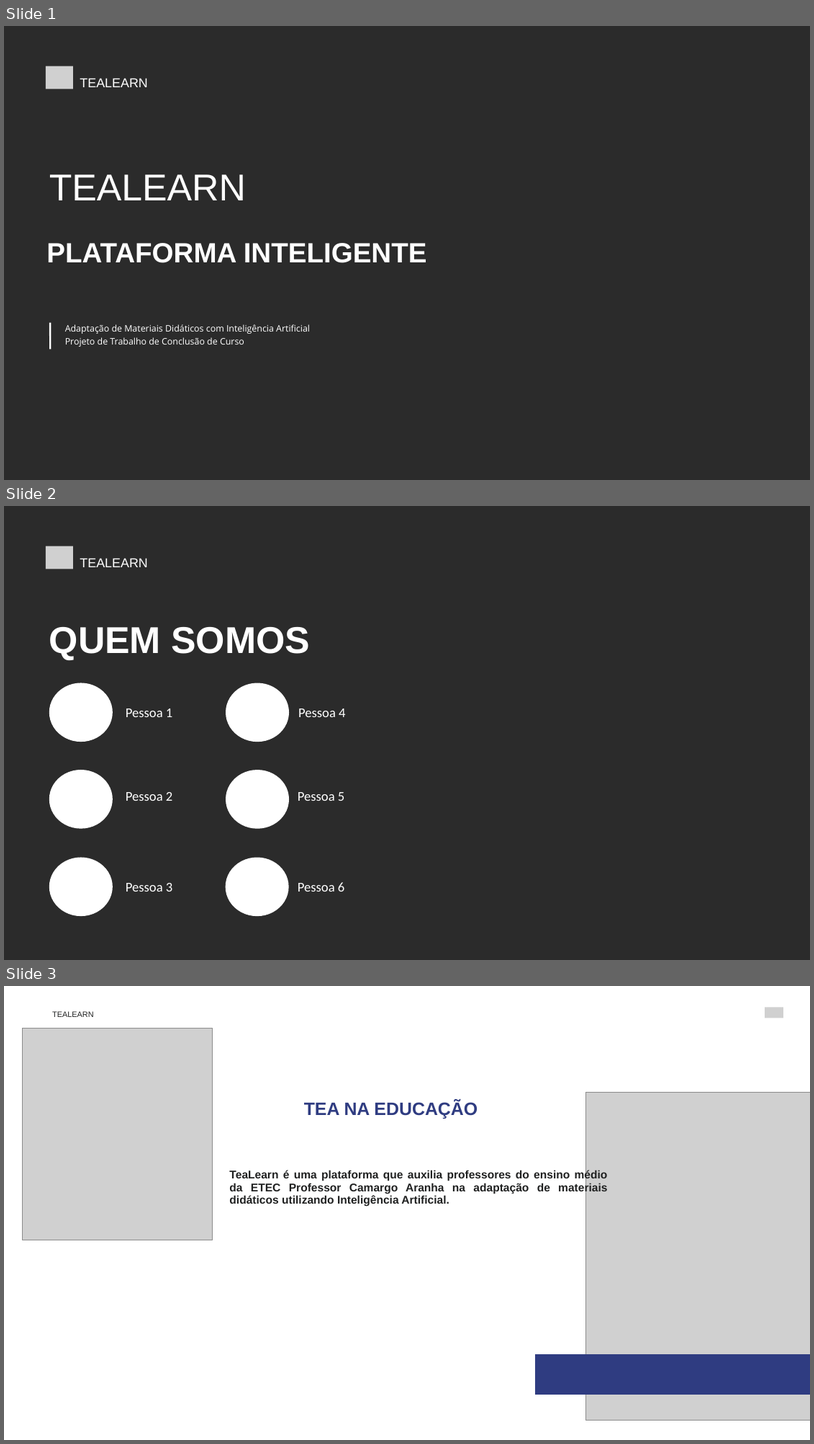
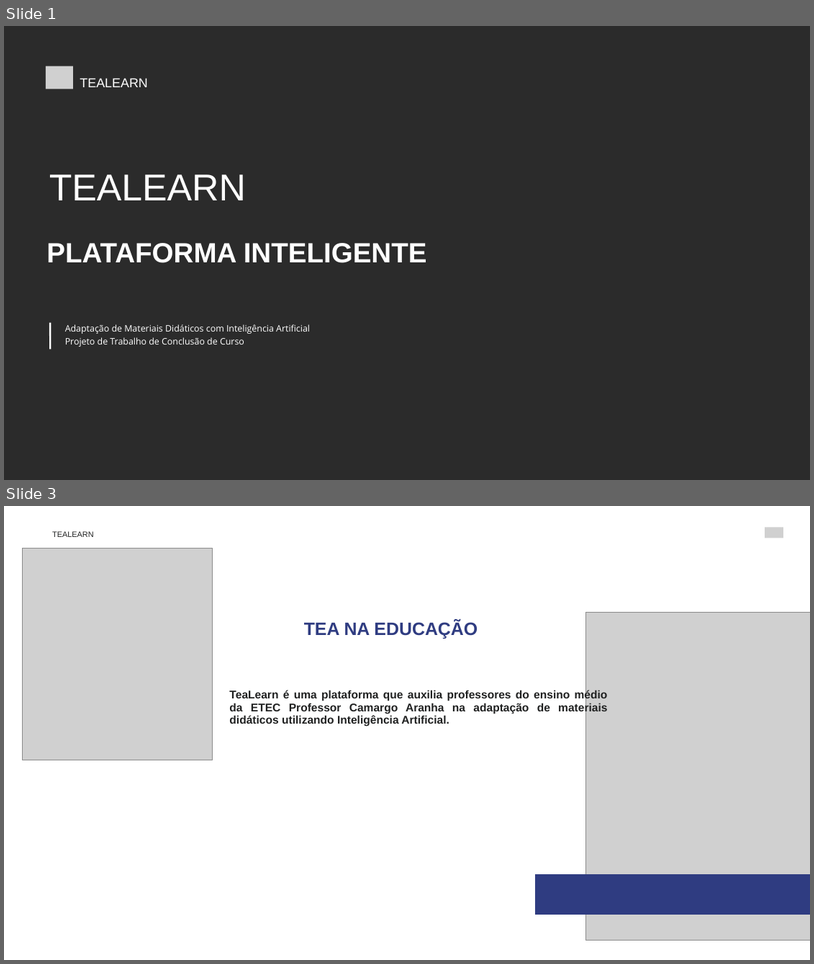
Before and after one commit to bessa2121/TCC, a slide deck: TeaLearn Educação Inclusiva com IA.pptx. Shown one above the other, each under a label of ours: slides 1, 2 and 3 before the commit, slides 1 and 3 after it; the slides between them are not shown. The pictures are 814x1444 and 814x964 pixels, drawn with LibreOffice and Linux fonts; fonts in the diff are those of the drawing; grey boxes stand for pictures; background and template pictures are left out; a plain dark background stands for a picture behind light text. Boxes give left, top, right and bottom in pixels: in the first picture for what was removed or moved away, otherwise in the second. Text is boxed around its words. In the diff, an @@ line names an element or a change of style, - is before the commit and + after.

```diff
--- a/TeaLearn Educação Inclusiva com IA.pptx
+++ b/TeaLearn Educação Inclusiva com IA.pptx
@@ slide 2 removed at (4,506,810,960), background picture (left out) @@
@@ picture removed at (46,546,73,569) @@
@@ text removed at (80,558,147,567) @@
-TEALEARN
@@ text removed at (49,627,310,660) @@
-QUEM SOMOS
@@ ellipse removed at (49,682,113,741) @@
@@ ellipse removed at (226,682,289,741) @@
@@ text removed at (126,708,172,717) @@
-Pessoa 1
@@ text removed at (298,708,345,717) @@
-Pessoa 4
@@ ellipse removed at (49,770,113,829) @@
@@ ellipse removed at (226,770,289,829) @@
@@ text removed at (126,792,172,800) @@
-Pessoa 2
@@ text removed at (298,792,345,800) @@
-Pessoa 5
@@ ellipse removed at (49,857,113,916) @@
@@ ellipse removed at (225,857,288,916) @@
@@ text removed at (126,883,172,891) @@
-Pessoa 3
@@ text removed at (298,882,345,891) @@
-Pessoa 6
```
Also in this commit, not shown: 1 slide added, 1 other file.
